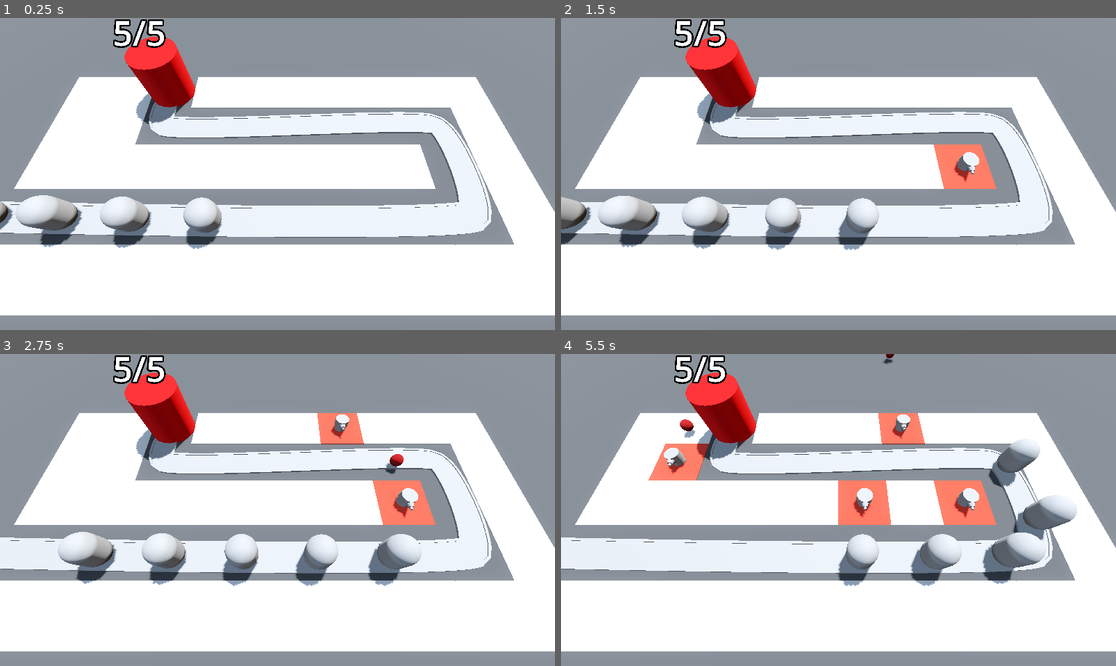
Above: before the commit, frames 1-4 (two rows, left to right).
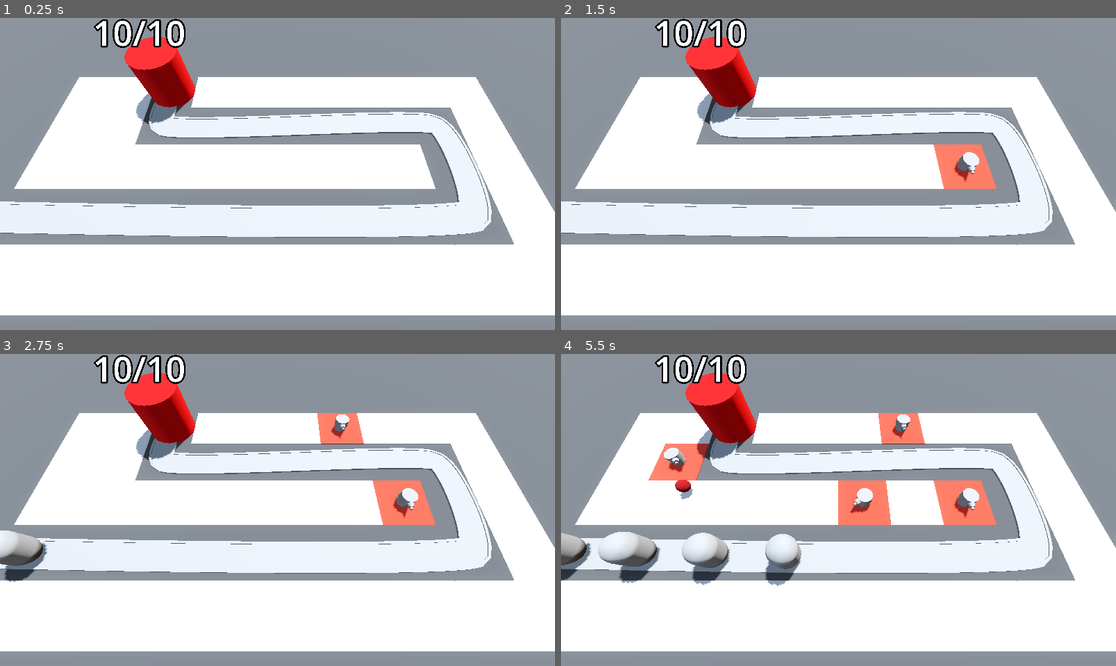
Above: after the commit, the same moments.

Repository: geraldovedrossi/gamedev_tv_godot
Game: Godot game, scene res://BaseLevel.tscn
The game is run twice, just before and just after one commit, with the same random seed, the same clock (stepped at 60 frames per second) and the same inputs.
Inputs (mouse positions are in pixels of both pictures, inside the frame that each line leads up to):
- Up to frame 1 (0.25 s): no input
- Up to frame 2 (1.5 s): move the mouse to (960, 158) at 0.52 s; click (960, 158) at 0.6 s; move the mouse to (727, 189) at 1.27 s; click (727, 189) at 1.35 s
- Up to frame 3 (2.75 s): move the mouse to (333, 441) at 2.02 s; click (333, 441) at 2.1 s
- Up to frame 4 (5.5 s): move the mouse to (810, 572) at 2.77 s; click (810, 572) at 2.85 s; move the mouse to (1005, 556) at 3.52 s; click (1005, 556) at 3.6 s; move the mouse to (672, 463) at 4.27 s; click (672, 463) at 4.35 s; move the mouse to (866, 510) at 5.02 s; click (866, 510) at 5.1 s

The runs differ from the first frame. In frame 1, 3.4% of the frame differs, in the area x 0-41%, y 0-75%; in frame 2, 4.3%; in frame 3, 5.7%; in frame 4, 8.1%, in the area x 0-93%, y 0-75%.

Commit message:
Enemy Manager e enemy_health

Diff:
--- a/barbarian-blaster/barbarian-blaster/BaseLevel.tscn
+++ b/barbarian-blaster/barbarian-blaster/BaseLevel.tscn
@@ -6,6 +6,7 @@
 [ext_resource type="PackedScene" uid="uid://b6a3tfb71rtov" path="res://Base/base.tscn" id="3_o2j4u"]
 [ext_resource type="Script" uid="uid://bsjogxvyjj8tp" path="res://turret_manager.gd" id="5_cwwxe"]
 [ext_resource type="PackedScene" uid="uid://d01unib15e15u" path="res://Turret/turret.tscn" id="6_ufkdr"]
+[ext_resource type="Script" uid="uid://dchmcc3ecxxax" path="res://enemy_manager.gd" id="7_epnn3"]
 
 [sub_resource type="ProceduralSkyMaterial" id="ProceduralSkyMaterial_dq0bh"]
 sky_horizon_color = Color(0.66224277, 0.6717428, 0.6867428, 1)
@@ -102,28 +103,22 @@
 path_u_distance = 1.0
 path_joined = false
 
-[node name="Enemy" parent="Path3D" instance=ExtResource("2_5x8ra")]
-transform = Transform3D(-0.025632478, 0, -0.99967146, 0, 1, 0, 0.99967146, 0, -0.025632478, -26, 0, 6)
+[node name="EnemyManager" type="Node3D" parent="Path3D" node_paths=PackedStringArray("enemy_path")]
+transform = Transform3D(1, 0, 0, 0, 1, 0, 0, 0, 1, -26, 0, 6)
+script = ExtResource("7_epnn3")
+enemy = ExtResource("2_5x8ra")
+enemy_path = NodePath("..")
 
-[node name="Enemy2" parent="Path3D" instance=ExtResource("2_5x8ra")]
-transform = Transform3D(-0.021857591, 0, -0.9997611, 0, 1, 0, 0.9997611, 0, -0.021857591, -21.001574, 0, 6.1166625)
-progress = 5.0
-
-[node name="Enemy3" parent="Path3D" instance=ExtResource("2_5x8ra")]
-transform = Transform3D(-0.019188581, 0, -0.9998159, 0, 1, 0, 0.9998159, 0, -0.019188581, -16.002445, 0, 6.219338)
-progress = 10.0
-
-[node name="Enemy4" parent="Path3D" instance=ExtResource("2_5x8ra")]
-transform = Transform3D(-0.016162673, 0, -0.99986833, 0, 1, 0, 0.99986833, 0, -0.016162673, -11.003227, 0, 6.3079515)
-progress = 15.0
-
-[node name="Enemy5" parent="Path3D" instance=ExtResource("2_5x8ra")]
-transform = Transform3D(-0.01233192, 0, -0.99992293, 0, 1, 0, 0.99992293, 0, -0.01233192, -6.003728, 0, 6.3796396)
-progress = 20.0
+[node name="Timer" type="Timer" parent="Path3D/EnemyManager"]
+autostart = true
 
 [node name="Base" parent="." instance=ExtResource("3_o2j4u")]
 transform = Transform3D(1, 0, 0, 0, 1, 0, 0, 0, 1, -10, 0, -6)
+max_health = 10
 
-[node name="TurretManager" type="Node3D" parent="."]
+[node name="TurretManager" type="Node3D" parent="." node_paths=PackedStringArray("enemy_path")]
 script = ExtResource("5_cwwxe")
 turret = ExtResource("6_ufkdr")
+enemy_path = NodePath("../Path3D")
+
+[connection signal="timeout" from="Path3D/EnemyManager/Timer" to="Path3D/EnemyManager" method="_on_timer_timeout"]
--- a/barbarian-blaster/barbarian-blaster/Enemy/enemy.gd
+++ b/barbarian-blaster/barbarian-blaster/Enemy/enemy.gd
@@ -1,17 +1,23 @@
 extends PathFollow3D
 
 @export var speed: float = 5
+@export var max_health: int = 50
+var current_health: int:
+	set(health_in):
+		current_health = health_in
+		if current_health < 1:
+			queue_free()
 
 @onready var base = get_tree().get_first_node_in_group("base")
 
 # Called when the node enters the scene tree for the first time.
 func _ready() -> void:
-	pass # Replace with function body.
+	current_health = max_health
 
 
 # Called every frame. 'delta' is the elapsed time since the previous frame.
-func _process(delta: float) -> void:
+func _physics_process(delta: float) -> void:
 	progress = progress + delta * speed
 	if progress_ratio >= 1.0:
 		base.take_demage()
-		set_process(false)
+		queue_free()
--- a/barbarian-blaster/barbarian-blaster/Enemy/enemy.tscn
+++ b/barbarian-blaster/barbarian-blaster/Enemy/enemy.tscn
@@ -1,8 +1,12 @@
-[gd_scene load_steps=3 format=3 uid="uid://cedg4p1ktt00c"]
+[gd_scene load_steps=4 format=3 uid="uid://cedg4p1ktt00c"]
 
 [ext_resource type="Script" uid="uid://dclhr4q00jc3u" path="res://Enemy/enemy.gd" id="1_2pb1h"]
 
 [sub_resource type="CapsuleMesh" id="CapsuleMesh_xjnqo"]
+radius = 1.0
+height = 3.0
+
+[sub_resource type="CapsuleShape3D" id="CapsuleShape3D_2pb1h"]
 radius = 1.0
 height = 3.0
 
@@ -14,3 +18,9 @@
 [node name="MeshInstance3D" type="MeshInstance3D" parent="."]
 transform = Transform3D(0.9999997, 0, -1.8626451e-09, 0, 1, 0, 1.8626451e-09, 0, 0.9999997, 0, 1.5, 0)
 mesh = SubResource("CapsuleMesh_xjnqo")
+
+[node name="EnemyArea3D" type="Area3D" parent="." groups=["enemy_area"]]
+
+[node name="CollisionShape3D" type="CollisionShape3D" parent="EnemyArea3D"]
+transform = Transform3D(1, 0, 0, 0, 1, 0, 0, 0, 1, 0, 1.5, 0)
+shape = SubResource("CapsuleShape3D_2pb1h")
--- a/barbarian-blaster/barbarian-blaster/Turret/projectile.gd
+++ b/barbarian-blaster/barbarian-blaster/Turret/projectile.gd
@@ -10,3 +10,10 @@
 
 func _on_timer_timeout() -> void:
 	queue_free()
+
+
+func _on_area_entered(area: Area3D) -> void:
+	if area.is_in_group("enemy_area"):
+		print(area)
+		area.get_parent().current_health -= 25
+		queue_free()
--- a/barbarian-blaster/barbarian-blaster/Turret/projectile.tscn
+++ b/barbarian-blaster/barbarian-blaster/Turret/projectile.tscn
@@ -25,4 +25,5 @@
 one_shot = true
 autostart = true
 
+[connection signal="area_entered" from="." to="." method="_on_area_entered"]
 [connection signal="timeout" from="Timer" to="." method="_on_timer_timeout"]
--- a/barbarian-blaster/barbarian-blaster/Turret/turret.gd
+++ b/barbarian-blaster/barbarian-blaster/Turret/turret.gd
@@ -1,10 +1,31 @@
 extends Node3D
 
 @export var projectile: PackedScene
+@export var turret_range: float = 10.0
+
+var enemy_path: Path3D
+var target: PathFollow3D
+
 @onready var turret_top: MeshInstance3D = $TurretBase/TurretTop
 
+func _physics_process(delta: float) -> void:
+	target = find_best_target()
+	if target:
+		look_at(target.global_position, Vector3.UP, true)
 
 func _on_timer_timeout() -> void:
-	var shot = projectile.instantiate()
-	add_child(shot)
-	shot.global_position = turret_top.global_position
+	if target:
+		var shot = projectile.instantiate()
+		add_child(shot)
+		shot.global_position = turret_top.global_position
+		shot.direction = global_transform.basis.z
+
+func find_best_target() -> PathFollow3D:
+	var best_target = null
+	var best_progress = 0
+	for enemy in enemy_path.get_children():
+		if enemy is PathFollow3D && global_position.distance_to(enemy.global_position) <= turret_range:
+			if enemy.progress > best_progress:
+				best_target = enemy
+				best_progress = enemy.progress
+	return best_target
--- /dev/null
+++ b/barbarian-blaster/barbarian-blaster/enemy_manager.gd
@@ -0,0 +1,24 @@
+extends Node3D
+
+@export var enemy: PackedScene
+@export var enemy_path: Path3D
+var count: int = 0
+
+func spawn_enemy(enemy_position: Vector3) -> void:
+	var new_enemy = enemy.instantiate()
+	enemy_path.add_child(new_enemy)
+	new_enemy.global_position = enemy_position
+
+
+func _on_timer_timeout() -> void:
+	var timer = self.get_children()[0]
+	spawn_enemy(self.global_position)
+	count += 1
+	if count >= 5 && timer.wait_time > 0.4:
+		count = 0
+		print("Acelerando!")
+		timer.wait_time -= 0.1
+	#pass
+
+func _ready() -> void:
+	spawn_enemy(self.global_position)
--- a/barbarian-blaster/barbarian-blaster/turret_manager.gd
+++ b/barbarian-blaster/barbarian-blaster/turret_manager.gd
@@ -1,8 +1,10 @@
 extends Node3D
 
 @export var turret: PackedScene
+@export var enemy_path: Path3D
 
 func build_turret(turret_position: Vector3) -> void:
 	var new_turret = turret.instantiate()
 	add_child(new_turret)
 	new_turret.global_position = turret_position
+	new_turret.enemy_path = enemy_path
Not shown: 1 places in barbarian-blaster/barbarian-blaster/BaseLevel.tscn that only renumber resources
Not shown, added: barbarian-blaster/barbarian-blaster/enemy_manager.gd.uid
